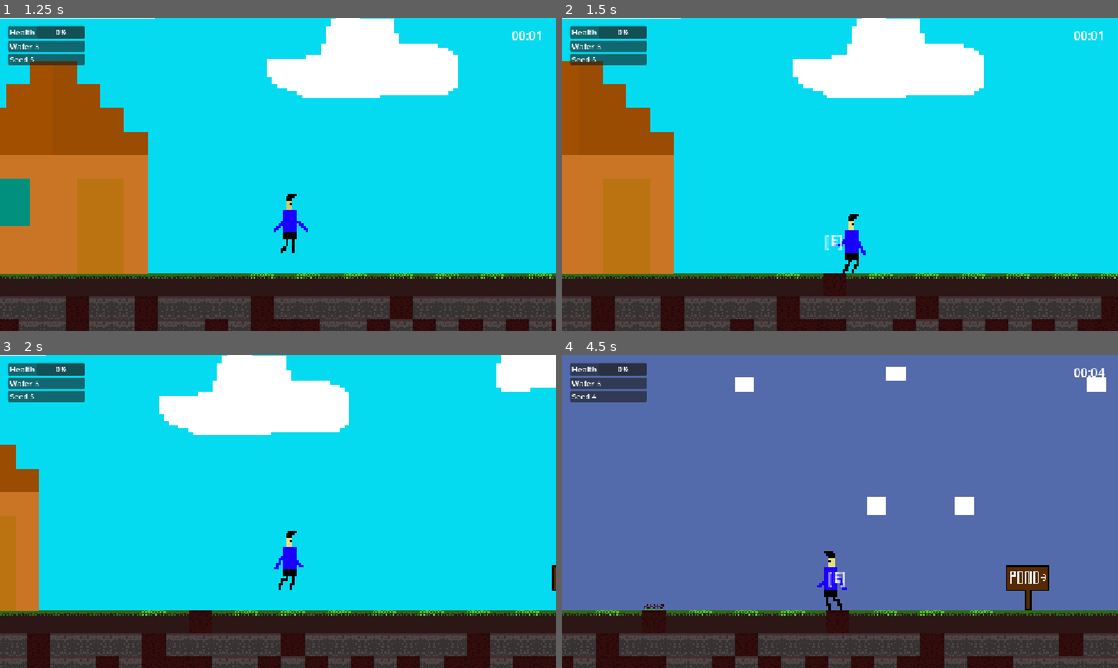
Above: before the commit, frames 1-4 (two rows, left to right).
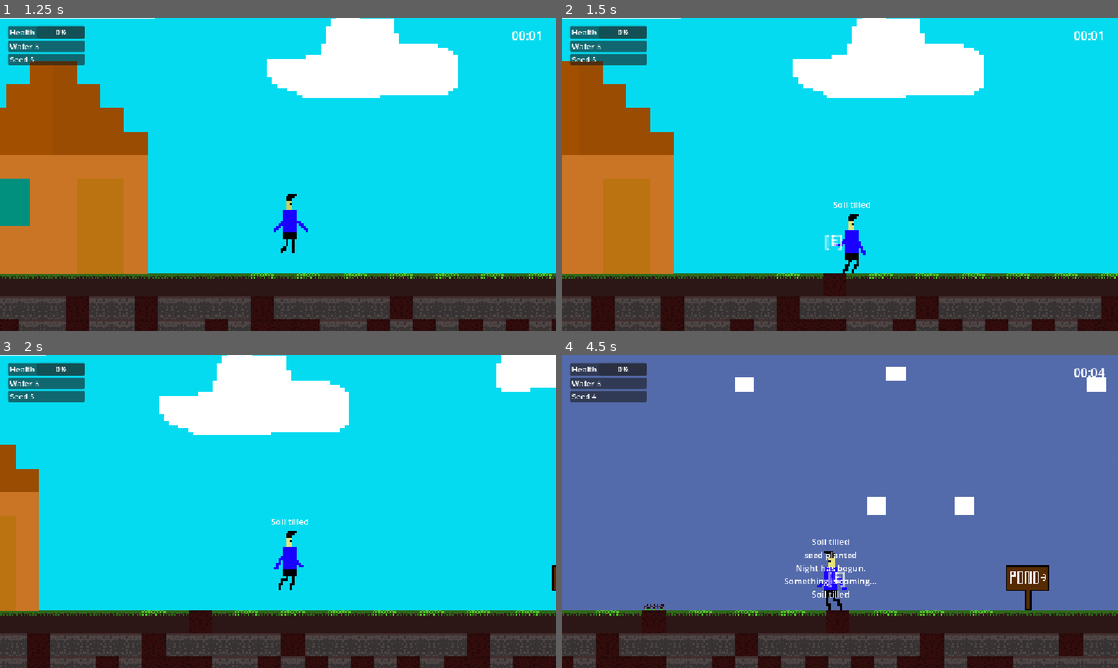
Above: after the commit, the same moments.

Repository: TheAbdullahSaleem/First-project-
Game: Godot game, scene res://scenes/world/World.tscn
Two runs of this game, one before a commit and one after it. Both use one fixed random seed, a clock stepped at 60 frames per second and the inputs below.
Inputs (mouse positions are in pixels of both pictures, inside the frame that each line leads up to):
- Up to frame 1 (1.25 s): tap Enter at 0.5 s; move the mouse to (400, 158) at 0.52 s; press the mouse at (400, 158) at 0.53 s; hold D (right) from 0.53 s (still down); tap W (jump) at 0.77 s
- Up to frame 2 (1.5 s): keep holding D (right); move the mouse to (728, 190) at 1.27 s; release the mouse at (728, 190) at 1.28 s; tap E (Interact) at 1.35 s
- Up to frame 3 (2 s): keep holding D (right); tap W (jump) at 1.52 s
- Up to frame 4 (4.5 s): move the mouse to (895, 442) at 2.02 s; release D (right) at 2.03 s; press the mouse at (895, 442) at 2.03 s; hold A (left) 2.03-2.78 s; move the mouse to (812, 574) at 2.77 s; release the mouse at (812, 574) at 2.78 s; hold D (right) 2.78-4.28 s; tap E (Interact) at 2.85, 4.35 s; tap W (jump) at 3.02, 3.77 s; move the mouse to (1006, 558) at 3.52 s; press the mouse at (1006, 558) at 3.53 s; move the mouse to (673, 464) at 4.27 s; release the mouse at (673, 464) at 4.28 s; hold A (left) from 4.28 s (still down)

Frame 1 is identical in both runs. In frame 2, less than 0.1% of the frame differs, in the area x 48-56%, y 58-61%; in frame 3, less than 0.1%; in frame 4, 0.5%, in the area x 39-57%, y 58-78%.

Commit message:
Completed the configuration of the label and made it functional

Diff:
--- a/scripts/Enemy/enemy.gd
+++ b/scripts/Enemy/enemy.gd
@@ -26,7 +26,7 @@
 		if global_position.distance_to(target_crop.global_position) < 10.0 and allowed:
 			allowed = false
 			destroy_timer.start(2.0)
-			print("Timer started")
+			Log.player_message("Timer started")
 		else:
 
 			velocity.x = direction_x * SPEED
--- a/scripts/World/House/house.gd
+++ b/scripts/World/House/house.gd
@@ -1,3 +1,4 @@
+
 extends Node2D
 
 func interact():
--- a/scripts/World/world.gd
+++ b/scripts/World/world.gd
@@ -50,7 +50,7 @@
 	enemy.global_position = Vector2(spawn_x, spawn_y)
 
 	add_child(enemy)
-	print("enemy spawned")
+	Log.player_message("enemy spawned")
 
 
 func _on_day_started(day_number: int):
--- a/scripts/crops/Crop.gd
+++ b/scripts/crops/Crop.gd
@@ -44,7 +44,7 @@
 
 func harvest() -> void:
 	if current_stage < crop_data.crop_stages - 1:
-		print("Not ready yet!")
+		Log.player_message("Not ready yet!")
 		return
 	Inventory.add_seeds(randi_range(2, 3))
 	SignalBus.crop_harvested.emit(crop_data.food_yield)
--- a/scripts/crops/SoilTile.gd
+++ b/scripts/crops/SoilTile.gd
@@ -29,11 +29,11 @@
 func till_soil() -> void:
 	is_tilled = true
 	sprite.texture = tilled_texture
-	print("Soil tilled")
+	Log.player_message("Soil tilled")
 
 func plant_seed() -> void:
 	if not Inventory.use_seed():
-		print("No seeds!")
+		Log.player_message("No seeds!")
 		return
 
 	crop_instance = CROP_SCENE.instantiate()
@@ -45,7 +45,7 @@
 
 	add_child(crop_instance)
 
-	print("seed planted")
+	Log.player_message("seed planted")
 
 	# Listen for harvest so we know the crop is gone
 	crop_instance.crop_harvested.connect(_on_crop_harvested)
--- a/scripts/system/ChoiceUI.gd
+++ b/scripts/system/ChoiceUI.gd
@@ -13,19 +13,19 @@
 
 func _on_button_3_pressed() -> void:
 	close_ui()
-	print("player chose to ignore")
+	Log.player_message("player chose to ignore")
 
 func _on_button_2_pressed() -> void:
 	if active_crop != null:
 		active_crop.queue_free()
 	close_ui()
-	print("player made a choice")
+	Log.player_message("player made a choice")
 
 func _on_button_pressed() -> void:
 	if active_crop != null:
 		pass
 	close_ui()
-	print("player destroyed the crop")
+	Log.player_message("player destroyed the crop")
 
 func close_ui():
 	visible = false
--- a/scripts/system/DayNightCycle.gd
+++ b/scripts/system/DayNightCycle.gd
@@ -34,7 +34,7 @@
 func start_night() -> void:
 	is_night = true
 	night_started.emit()
-	print("Night has begun. Something is coming...")
+	Log.player_message("Night has begun. Something is coming...")
 
 func start_new_day() -> void:
 	is_night = false
@@ -47,11 +47,11 @@
 
 	day_started.emit(current_day)
 	day_ended.emit()
-	print("Day %d begins." % current_day)
+	Log.player_message("Day %d begins." % current_day)
 
 func skip_night():
 	if is_night and can_sleep:
 		time_elapsed = 0.0
 		start_new_day()
 	else:
-		print("Can only sleep after midnight")
+		Log.player_message("Can only sleep after midnight")
--- a/scripts/system/HUD.gd
+++ b/scripts/system/HUD.gd
@@ -15,5 +15,3 @@
 	label_seeds.text  = "🌱  " + str(Inventory.seeds)
 	label_water.text  = "💧  " + str(Inventory.water)
 	label_food.text   = "🍞  " + str(Inventory.food)
-
-jjjhg
--- a/scripts/system/Inventory.gd
+++ b/scripts/system/Inventory.gd
@@ -32,4 +32,4 @@
 		water += amount
 		inventory_changed.emit()
 	else:
-		print("Max water storage is 15")
+		Log.player_message("Max water storage is 15")
--- a/scripts/system/World.gd
+++ b/scripts/system/World.gd
@@ -16,7 +16,7 @@
 	for tile in get_tree().get_nodes_in_group("SoilTile"):
 		DayNightCycle.soil_tiles.append(tile)
 
-	print("World ready. Registered %d soil tiles." % DayNightCycle.soil_tiles.size())
+	Log.player_message("World ready. Registered %d soil tiles." % DayNightCycle.soil_tiles.size())
 
 	_setup_camera_limits()
 
@@ -31,9 +31,9 @@
 		cam.limit_top    = CAM_LIMIT_TOP
 		cam.limit_right  = CAM_LIMIT_RIGHT
 		cam.limit_bottom = CAM_LIMIT_BOTTOM
-		print("Camera limits set: %d %d %d %d" % [CAM_LIMIT_LEFT, CAM_LIMIT_TOP, CAM_LIMIT_RIGHT, CAM_LIMIT_BOTTOM])
+		Log.player_message("Camera limits set: %d %d %d %d" % [CAM_LIMIT_LEFT, CAM_LIMIT_TOP, CAM_LIMIT_RIGHT, CAM_LIMIT_BOTTOM])
 	else:
-		print("No Camera2D found in scene.")
+		Log.player_message("No Camera2D found in scene.")
 
 # Recursively search for a Camera2D node
 func _find_camera(node: Node) -> Camera2D:
